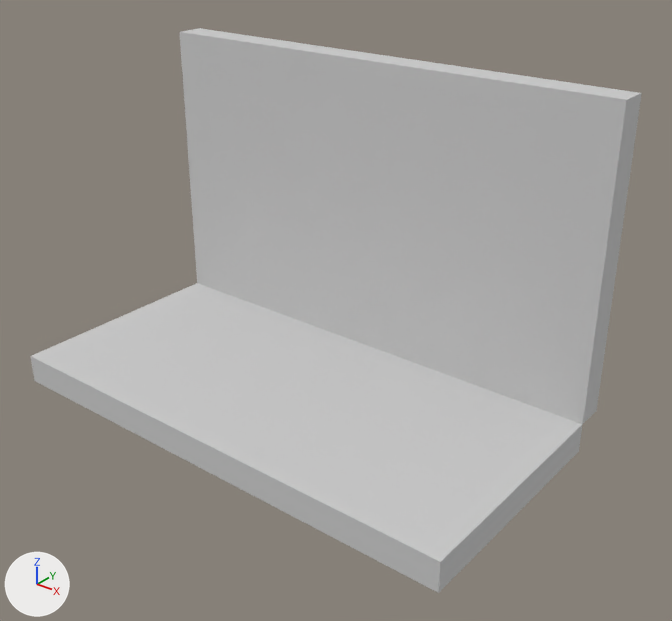
One commit to the glTF model public/laptop.glb: the scene before it, then after it.
Camera for both pictures: a 50 mm camera at (1.53, -2.97, 1.67) aimed at (-0.13, -0.9, 0.38). Lighting does not change. The marker at lower left points along +X, +Y and +Z. Where no turn or scale is listed for an object, it has been applied to the vertices.

Objects in the first picture: 'defaultobject'.
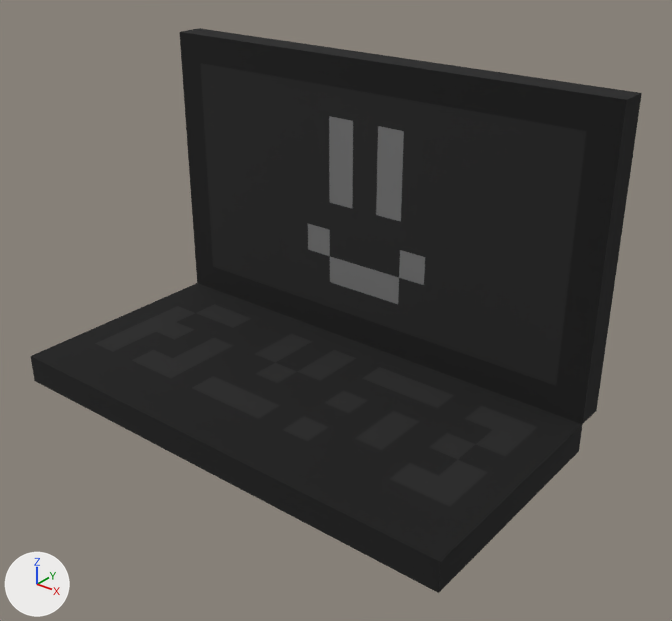
Where the newer file only moved an object's origin or applied its transform, the numbers keep the older frame.

The edits, one by one:
Picture 'laptop' (img_laptop) is new.
In material 'palette' (mat_palette), base_color is no longer (0.6, 0.6, 0.6), light grey #cbcbcb.
In material 'palette' (mat_palette), texture is now set to img_laptop.

Where the change shows, as pixel boxes (x1, y1, x2, y2) in the pictures (672 x 621 px):
'defaultobject', surface changed (grey to black): (31, 28, 642, 593) in both
